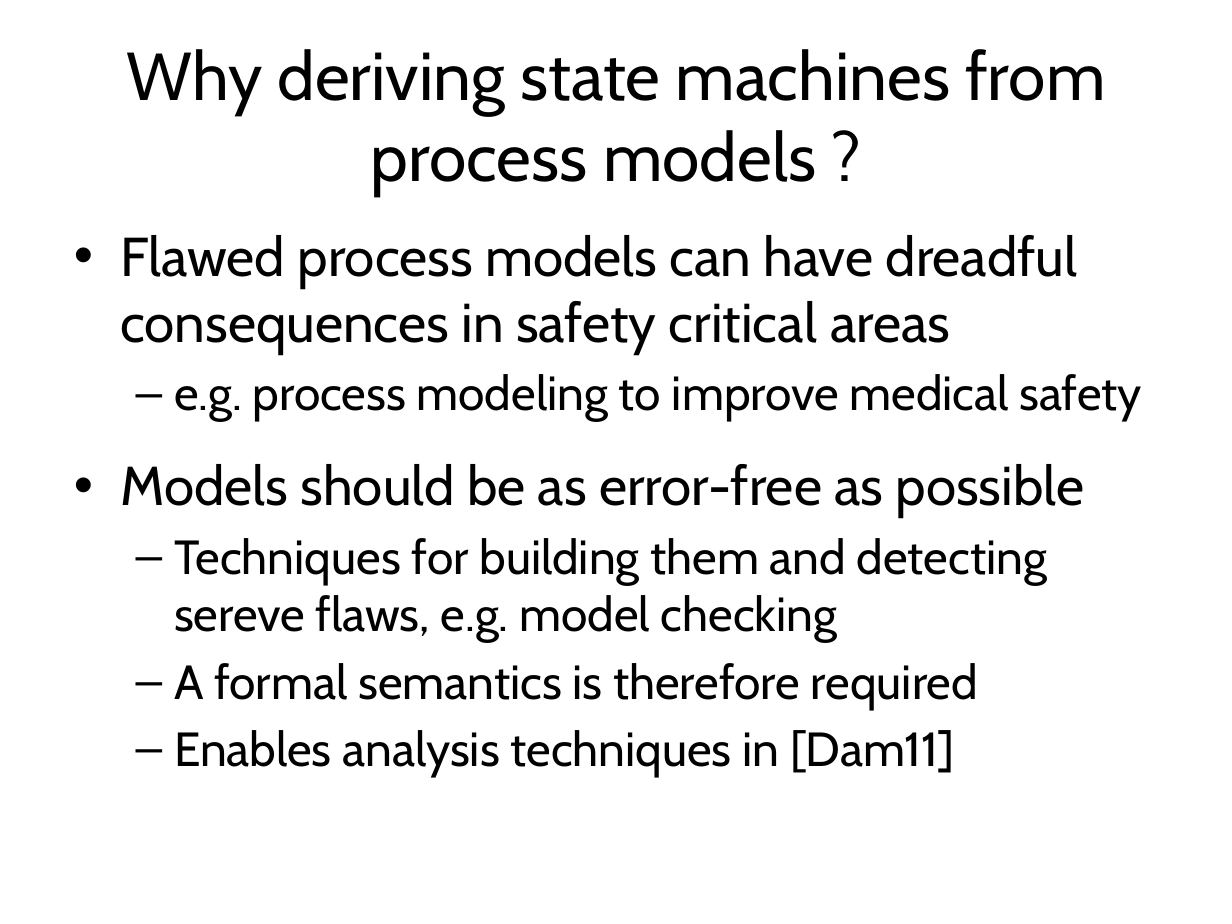
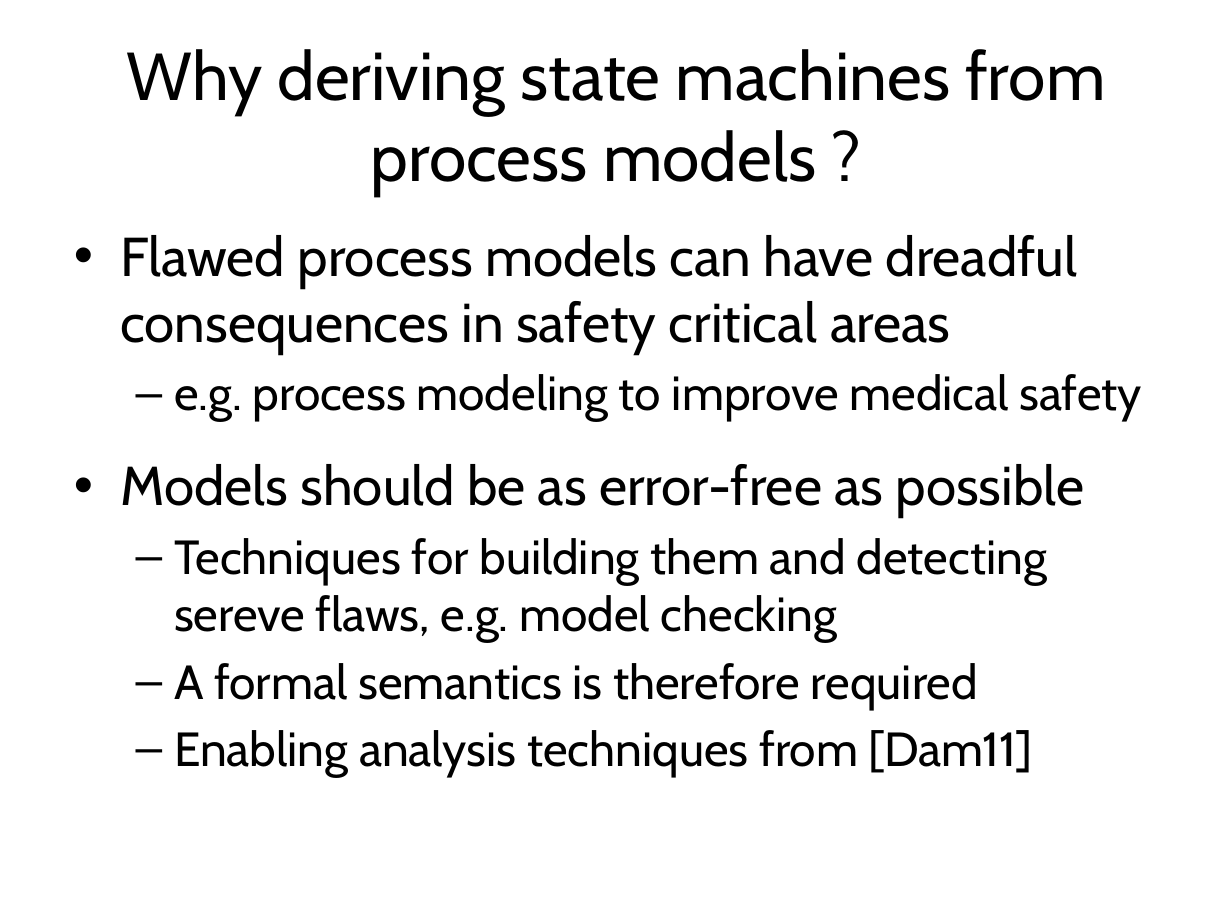
Before and after one commit to blambeau/phd, a slide deck: slide 15 of private-defense/slides.pptx (slide 18 before the commit). Drawn at 1232x924 pixels with LibreOffice and Linux fonts; fonts in the diff are those of the drawing. Boxes give left, top, right and bottom in pixels: in the first picture for what was removed or moved away, otherwise in the second. Text is boxed around its words. In the diff, an @@ line names an element or a change of style, - is before the commit and + after.

```diff
--- a/private-defense/slides.pptx
+++ b/private-defense/slides.pptx
@@ text at <box>174,730,1033,777</box>: text changed @@
-  – Enables analysis techniques in [Dam11]
+  – Enabling analysis techniques from [Dam11]
```
Also in this commit, not shown: 18 other slides changed, 14 slides added, 23 slides removed, 14 other files.
